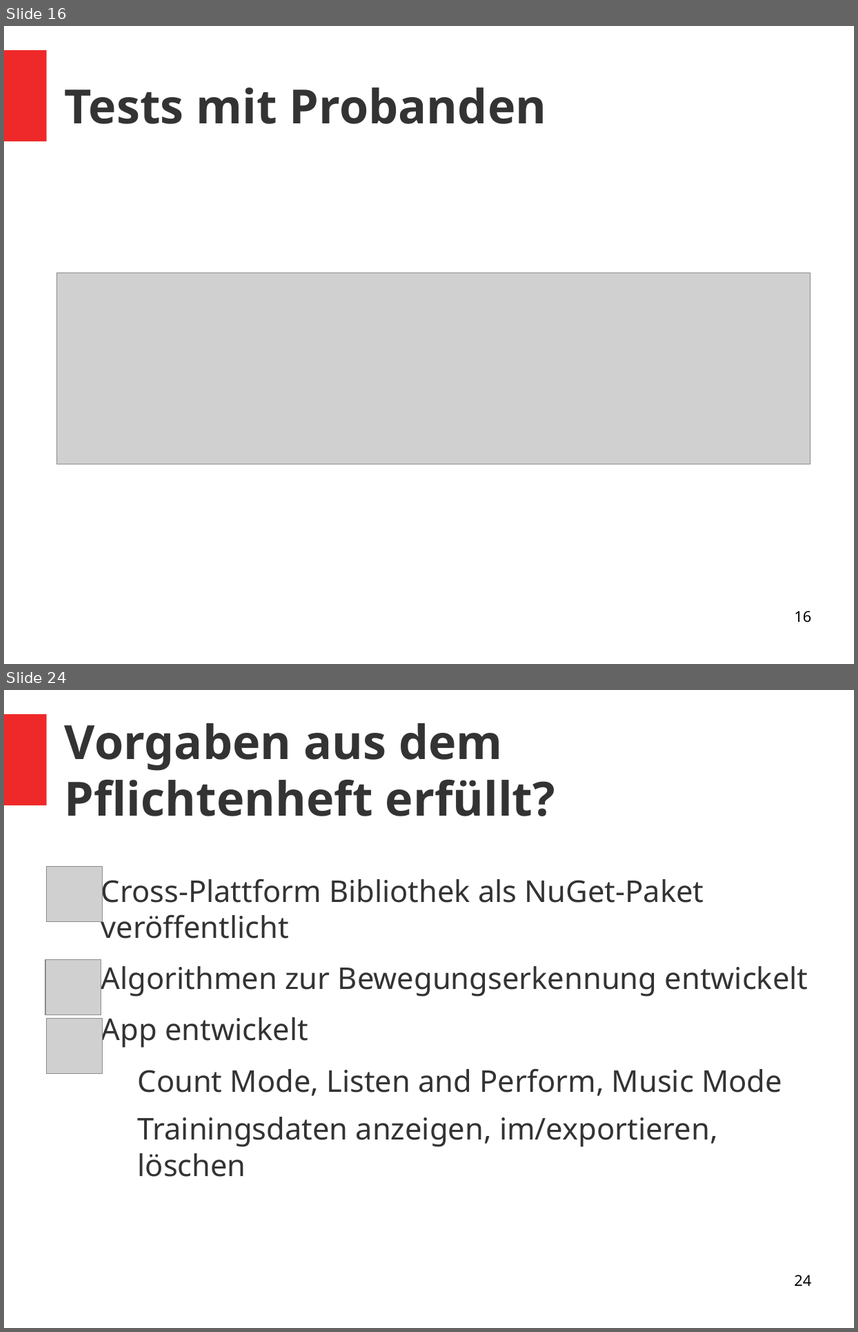
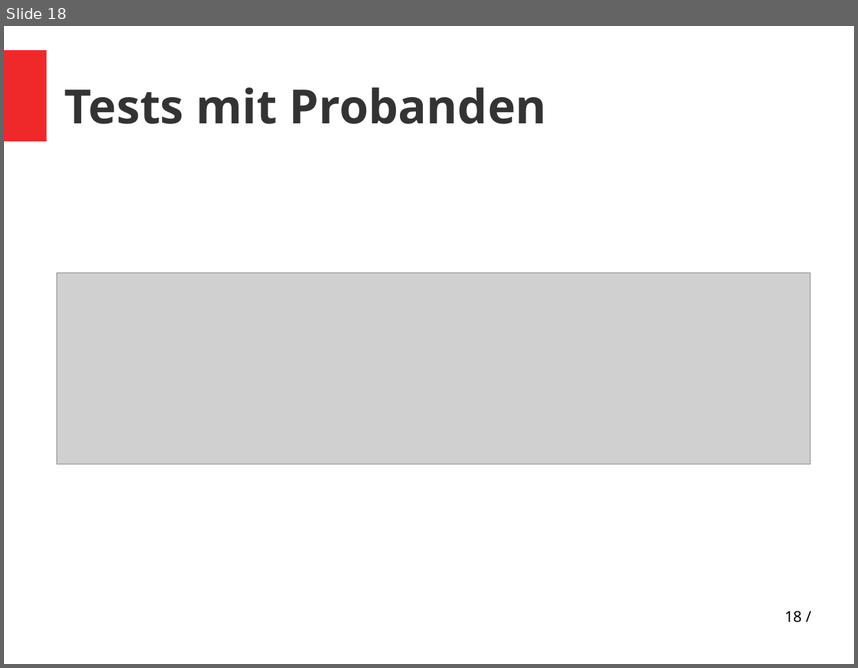
Before and after one commit to vlle1/dokumente-earablesKIT, a slide deck: Abschlusspräsi/Abschlusspräsi.odp. Shown one above the other, each under a label of ours: slides 16 and 24 before the commit, slide 18 after it; the slides between them are not shown. The pictures are 858x1332 and 858x668 pixels, drawn with LibreOffice and Linux fonts; fonts in the diff are those of the drawing; grey boxes stand for pictures. Boxes give left, top, right and bottom in pixels: in the first picture for what was removed or moved away, otherwise in the second. Text is boxed around its words. In the diff, an @@ line names an element or a change of style, - is before the commit and + after.

```diff
--- a/Abschlusspräsi/Abschlusspräsi.odp
+++ b/Abschlusspräsi/Abschlusspräsi.odp
@@ slide 24 removed at <box>4,690,854,1328</box>, background #FFFFFF; not listed: 1 template element that a slide beside it also shows @@
@@ title removed at <box>65,723,556,816</box> @@
-Vorgaben aus dem Pflichtenheft erfüllt?
@@ picture removed at <box>46,866,102,921</box> @@
@@ text removed at <box>101,874,809,1176</box> @@
-● Cross-Plattform Bibliothek als NuGet-Paket veröffentlicht
-● Algorithmen zur Bewegungserkennung entwickelt
-● App entwickelt
-  − Count Mode, Listen and Perform, Music Mode
-  − Trainingsdaten anzeigen, im/exportieren, löschen
@@ picture removed at <box>45,959,101,1015</box> @@
@@ picture removed at <box>46,1018,102,1074</box> @@
@@ page number removed at <box>794,1274,811,1285</box> @@
-24
@@ what was slide 16 is now slide 18 @@
@@ page number at <box>785,610,802,622</box>: text changed @@
-16
+18 /
```
Also in this commit, not shown: 16 other slides changed, 5 slides added, 8 other slides removed.
